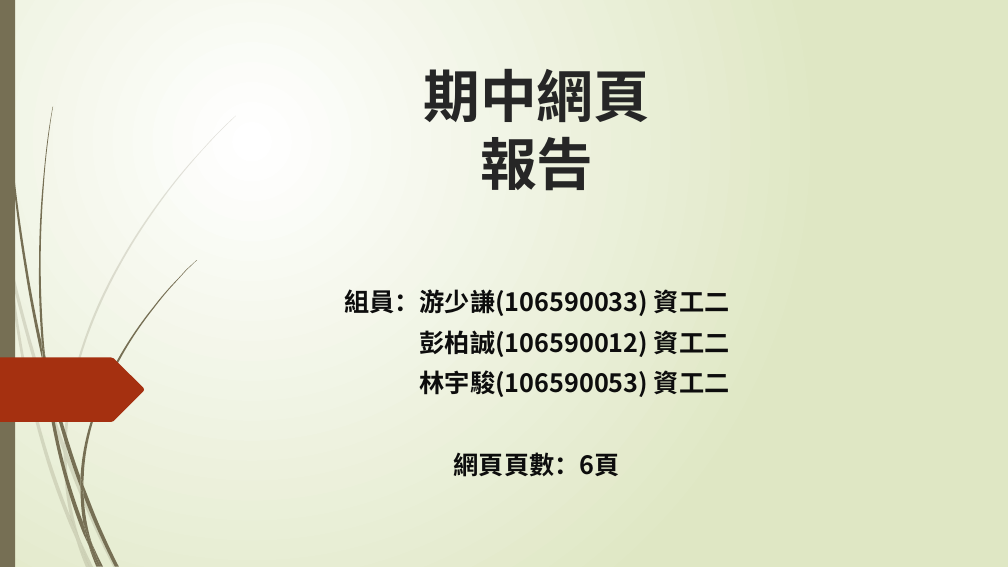
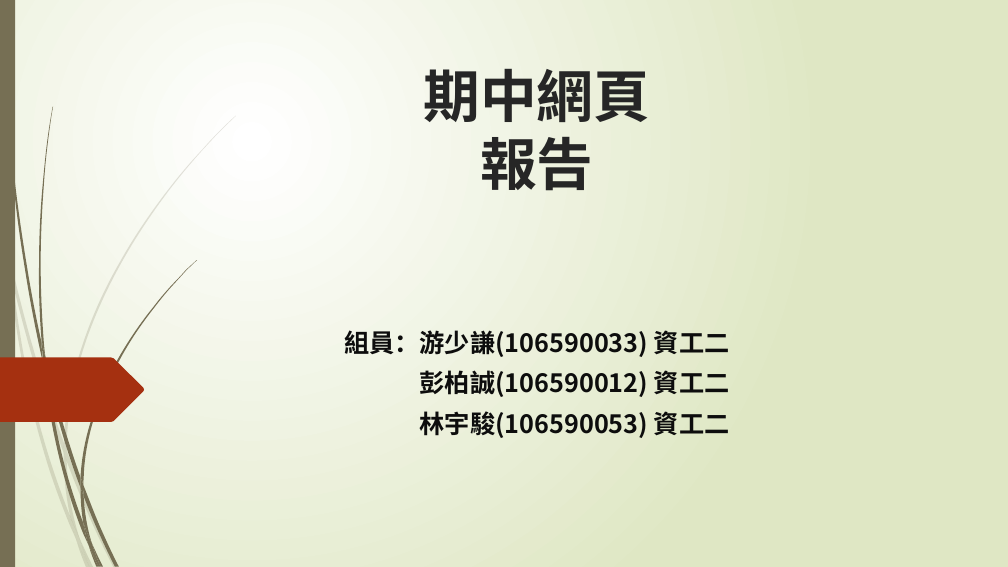
Before and after one commit to ChloeMia/web_mid, a slide deck: slide 1 of 期中網頁.pptx. Drawn at 1008x567 pixels with LibreOffice and Linux fonts; fonts in the diff are those of the drawing. Boxes give left, top, right and bottom in pixels: in the first picture for what was removed or moved away, otherwise in the second. Text is boxed around its words. In the diff, an @@ line names an element or a change of style, - is before the commit and + after.

```diff
--- a/期中網頁.pptx
+++ b/期中網頁.pptx
@@ subtitle at [454, 452, 620, 477]: paragraph removed @@
-網頁頁數：6頁
```
